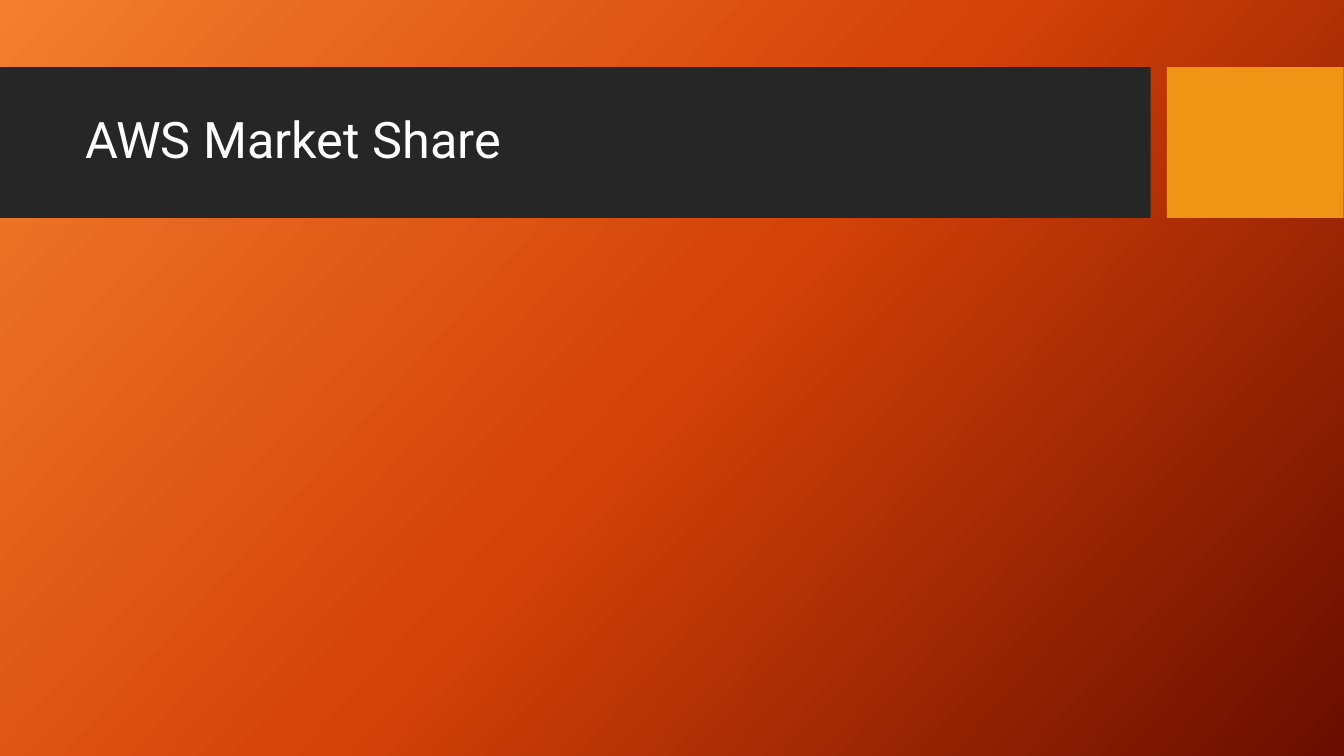
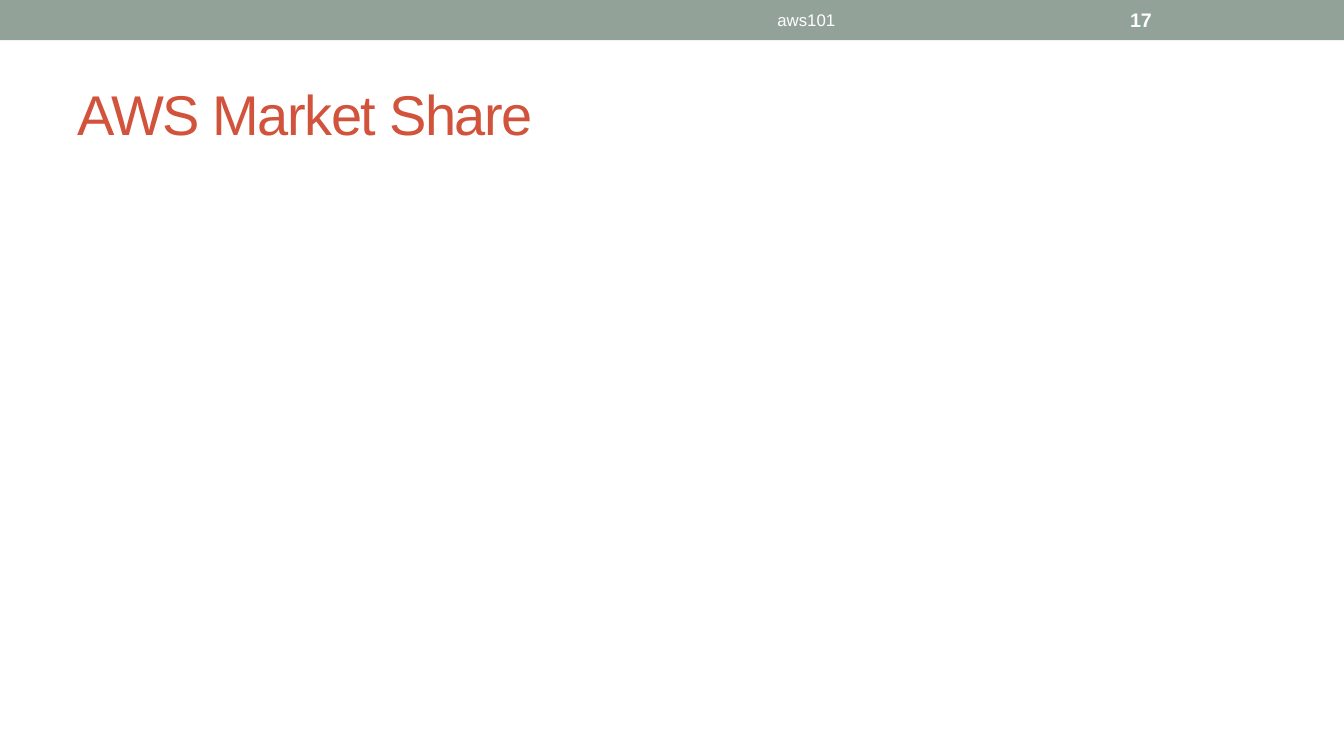
Before and after one commit to ignis01/aws101, a slide deck: slide 17 of aws101.pptx (slide 8 before the commit). Drawn at 1344x756 pixels with LibreOffice and Linux fonts; fonts in the diff are those of the drawing; background and template pictures are left out. Boxes give left, top, right and bottom in pixels: in the first picture for what was removed or moved away, otherwise in the second. Text is boxed around its words. In the diff, an @@ line names an element or a change of style, - is before the commit and + after.

```diff
--- a/aws101.pptx
+++ b/aws101.pptx
@@ background picture (left out) to #FFFFFF @@
@@ rectangle added at [0,0,1344,40], fill #93A299 @@
@@ text added at [777,14,835,26], 12 pt, text #FFFFFF @@
+aws101
@@ page number added at [1130,13,1152,27], 14 pt, text #FFFFFF, bold @@
+17
@@ title "AWS Market Share": place and size @@
-title "AWS Market Share" at [85,120,500,159]
+title "AWS Market Share" at [77,94,533,136]
@@ title "AWS Market Share" at [77,94,533,136]: size 36 to 40 pt, font Roboto to Arial, text colour #FFFFFF to #D2533C, letter spacing 0 to -1 pt; line spacing 0.9 to 1 @@
@@ rectangle removed at [0,68,1150,219] @@
@@ rectangle removed at [1168,68,1344,219] @@
```
Also in this commit, not shown: 6 other slides changed, 10 slides added, 1 slide removed.
